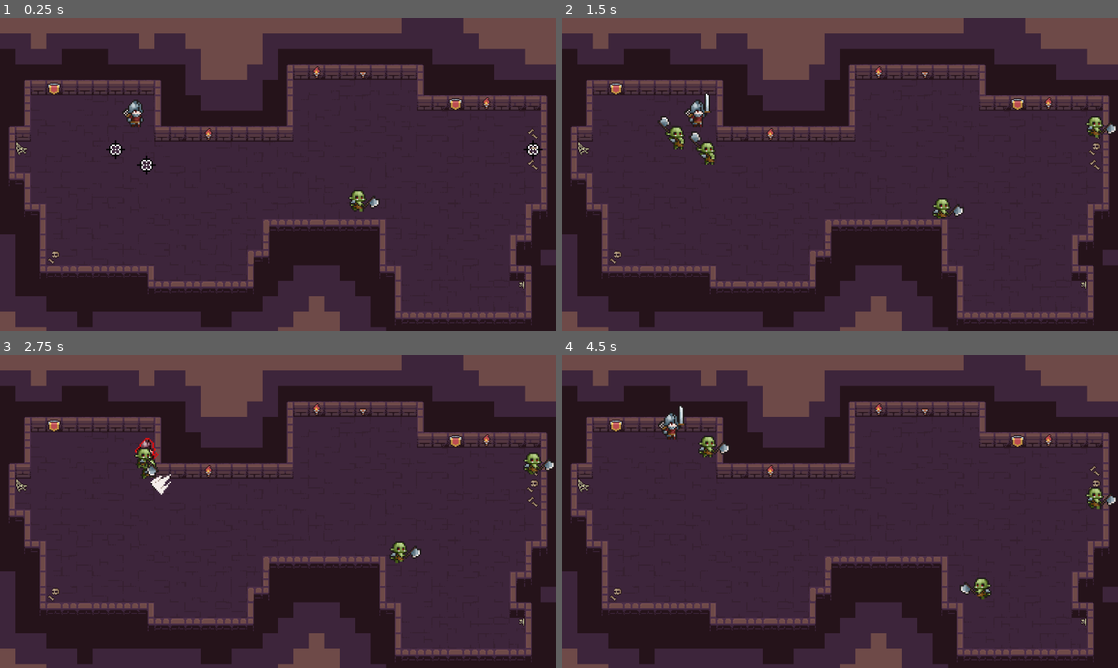
Above: before the commit, frames 1-4 (two rows, left to right).
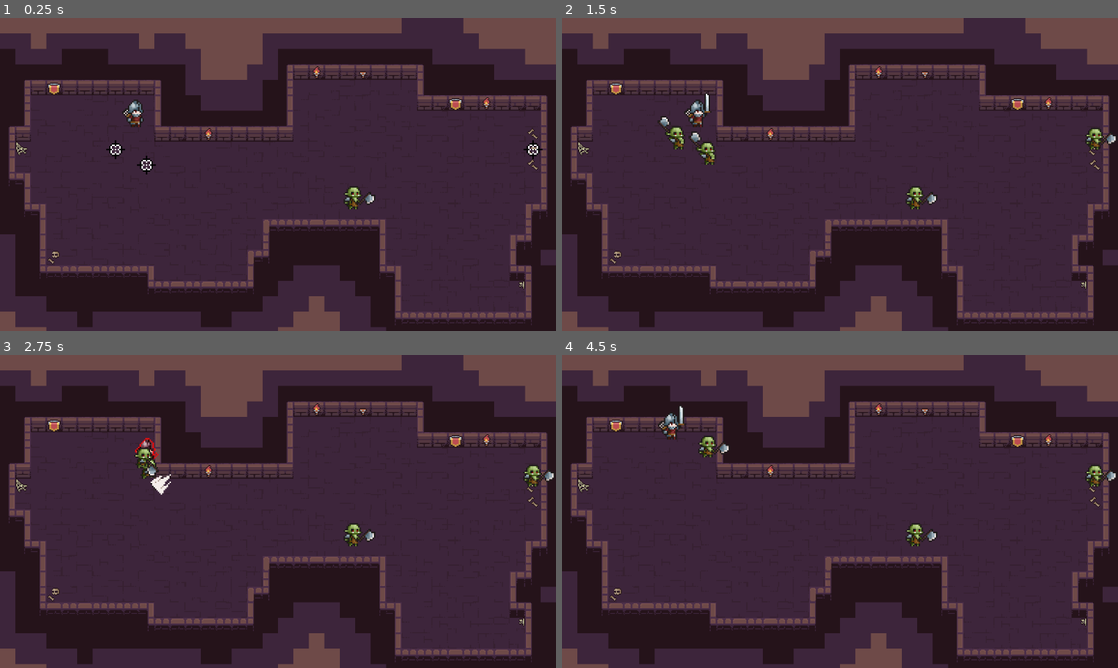
Above: after the commit, the same moments.

Repository: SevenGriphon/roguelike-like
Game: Godot game, scene res://scenes/main.tscn
Same seed, same stepped clock (60 frames per second), same inputs: the game is played once before the commit and once after it.
Inputs (mouse positions are in pixels of both pictures, inside the frame that each line leads up to):
- Up to frame 1 (0.25 s): no input
- Up to frame 2 (1.5 s): move the mouse to (962, 158) at 0.52 s; press the mouse at (962, 158) at 0.53 s; hold D (move_right) 0.53-1.28 s; move the mouse to (728, 190) at 1.27 s; release the mouse at (728, 190) at 1.28 s; hold S (move_down) from 1.28 s (still down); right-click (728, 190) at 1.35 s
- Up to frame 3 (2.75 s): move the mouse to (333, 442) at 2.02 s; release S (move_down) at 2.03 s; press the mouse at (333, 442) at 2.03 s; hold D (move_right) from 2.03 s (still down)
- Up to frame 4 (4.5 s): move the mouse to (812, 574) at 2.77 s; release D (move_right) at 2.78 s; release the mouse at (812, 574) at 2.78 s; hold W (move_up) 2.78-3.53 s; right-click (812, 574) at 2.85 s; move the mouse to (1006, 558) at 3.52 s; press the mouse at (1006, 558) at 3.53 s; hold A (move_left) from 3.53 s (still down); move the mouse to (673, 464) at 4.27 s; release the mouse at (673, 464) at 4.28 s; right-click (673, 464) at 4.35 s

The runs differ from the first frame. In frame 1, 0.3% of the frame differs, in the area x 61-69%, y 53-62%; in frame 2, 0.8%; in frame 3, 0.8%; in frame 4, 0.9%, in the area x 61-100%, y 35-78%.

Commit message:
Remake enemy idle state

Diff:
--- a/scenes/orc.tscn
+++ b/scenes/orc.tscn
@@ -383,10 +383,11 @@
 &"attack": SubResource("Animation_1xkto")
 }
 
-[node name="Orc" node_paths=PackedStringArray("hitbox") instance=ExtResource("1_s5mlm")]
+[node name="Orc" node_paths=PackedStringArray("hitbox", "rayCast") instance=ExtResource("1_s5mlm")]
 collision_mask = 16
 script = ExtResource("2_nvs4g")
 hitbox = NodePath("Hitbox")
+rayCast = NodePath("")
 
 [node name="AnimatedSprite2D" type="AnimatedSprite2D" parent="." index="0"]
 position = Vector2(0, -21)
@@ -396,6 +397,7 @@
 autoplay = "idle"
 
 [node name="CollisionShape2D" type="CollisionShape2D" parent="." index="1"]
+visible = false
 position = Vector2(-2, -23)
 shape = SubResource("CapsuleShape2D_n4pcg")
 
@@ -407,6 +409,7 @@
 shape = SubResource("CapsuleShape2D_n4pcg")
 
 [node name="AttackPivot" type="Node2D" parent="." index="3"]
+visible = false
 
 [node name="Hurtbox" parent="AttackPivot" index="0" instance=ExtResource("11_rso78")]
 collision_mask = 64
--- a/scripts/Orc/States/EnemyIdle.gd
+++ b/scripts/Orc/States/EnemyIdle.gd
@@ -1,44 +1,19 @@
 extends State
 class_name EnemyIdle
 
-@export var enemy : CharacterBody2D
-@export var speed = 50
+@export var enemy : Enemy
 @export var anim_sprite : AnimatedSprite2D
-var wander_radius = 200
+
 var player : CharacterBody2D
-var wander_position : Vector2
-var home_point : Vector2
-
-func randomize_wander():
-	var x_position = randf_range(-1, 1) * wander_radius
-	var y_position = randf_range(-1, 1) * wander_radius
-	wander_position = home_point + Vector2(x_position, y_position)
 
 func enter():
-	home_point = enemy.position
-	randomize_wander()
+	enemy.velocity = Vector2.ZERO
+	anim_sprite.play("idle")
 	player = get_tree().get_first_node_in_group("Player")
 
 func update(delta):
-	var distance_to_wander_position = (wander_position - enemy.position).length()
-	if distance_to_wander_position < 30:
-		randomize_wander()
-
-	if enemy.velocity.length():
-		anim_sprite.play("run")
-	else:
-		anim_sprite.play("idle")
-
-func physics_update(delta):
-	if enemy:
-		var distance_to_player
-		if player:
-			distance_to_player = (player.position - enemy.position).length()
-		if !player or distance_to_player > 200:
-			var wander_direction = (wander_position - enemy.position).normalized()
-			enemy.velocity = wander_direction * speed
-		else:
+	var distance_to_player
+	if player:
+		distance_to_player = (player.position - enemy.position).length()
+		if distance_to_player <= 200:
 			state_transition.emit(self, "Follow")
-
-func exit():
-	enemy.velocity = Vector2.ZERO
--- a/scripts/Orc/orc.gd
+++ b/scripts/Orc/orc.gd
@@ -1,7 +1,8 @@
-extends CharacterBody2D
+class_name Enemy extends CharacterBody2D
 
 @onready var anim_sprite :AnimatedSprite2D = $AnimatedSprite2D
 @export var hitbox : Hitbox
+@export var rayCast : RayCast2D
 
 var health = 100
 var knockback = 100
